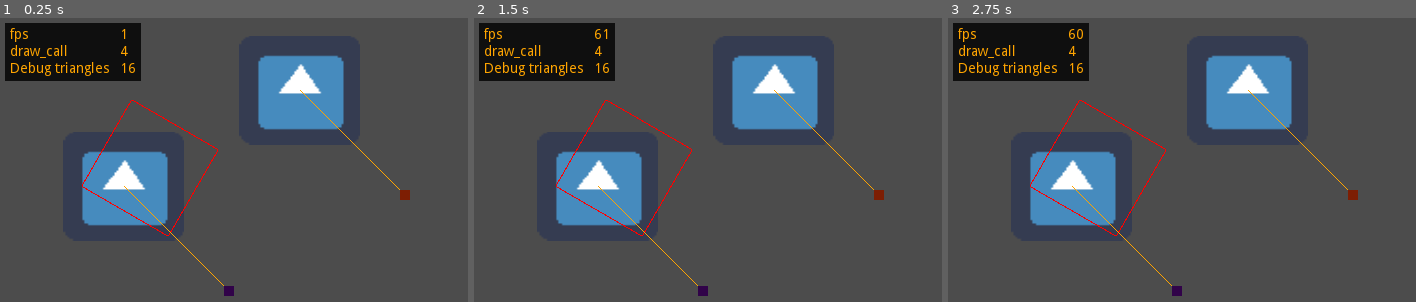
Above: before the commit, frames 1-3 (left to right).
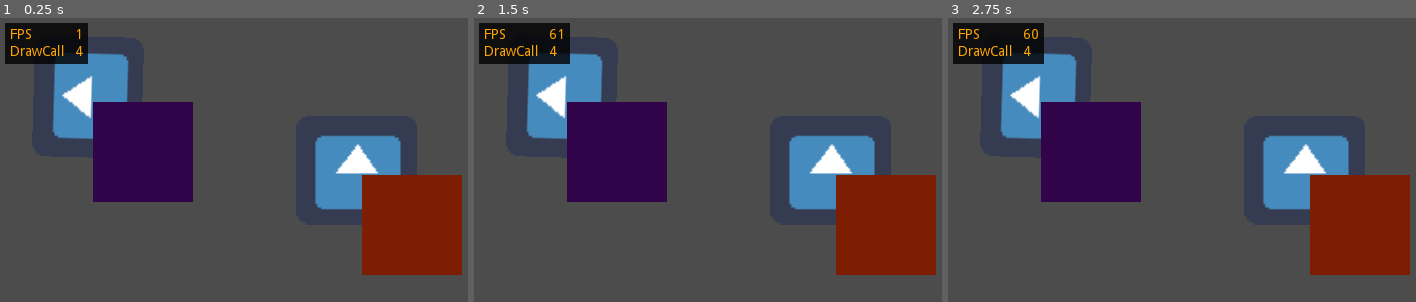
Above: after the commit, the same moments.

Repository: krabhi1/godot-examples
Game: Godot game, scene res://render/render.tscn
The game is run twice, just before and just after one commit, with the same random seed, the same clock (stepped at 60 frames per second) and the same inputs. The engine's default icon, where the game draws it, is replaced by a stand-in: a white triangle on a blue panel in a dark square.
Inputs (mouse positions are in pixels of both pictures, inside the frame that each line leads up to):
- Up to frame 1 (0.25 s): no input
- Up to frame 2 (1.5 s): tap Enter at 0.5 s; move the mouse to (834, 196) at 0.52 s; click (834, 196) at 0.67 s; move the mouse to (623, 236) at 1.27 s; click (623, 236) at 1.42 s
- Up to frame 3 (2.75 s): tap Space at 2 s; move the mouse to (1247, 128) at 2.02 s; click (1247, 128) at 2.17 s

The runs differ from the first frame. In frame 1, 32% of the frame differs, in the area x 1-99%, y 1-98%; in frame 2, 32%; in frame 3, 32%.

Commit message:
Refactor rendering code and remove unused scripts

Diff:
--- a/project.godot
+++ b/project.godot
@@ -12,17 +12,17 @@
 "base": "Node2D",
 "class": "DebugPanel",
 "language": "GDScript",
-"path": "res://scripts/DebugPanel.gd"
+"path": "res://temp/DebugPanel.gd"
 }, {
 "base": "Node2D",
 "class": "DebugRender",
 "language": "GDScript",
-"path": "res://scripts/DebugRender.gd"
+"path": "res://temp/DebugRender.gd"
 }, {
 "base": "Reference",
 "class": "Vertex",
 "language": "GDScript",
-"path": "res://scripts/Vertex.gd"
+"path": "res://temp/Vertex.gd"
 } ]
 _global_script_class_icons={
 "DebugPanel": "",
@@ -38,7 +38,7 @@
 
 [autoload]
 
-Global="*res://scripts/global.gd"
+Debug="*res://scripts/debug.gd"
 Utils="*res://scripts/utils.gd"
 
 [display]
--- a/render/enemy.gd
+++ b/render/enemy.gd
@@ -11,6 +11,7 @@
 
 
 func _process(_delta):
-	Global.render.addLine(position, pos)
-	Global.render.addFillRect(Rect2(pos, Vector2(10, 10)), rectColor)
+	Debug.drawLine(position, pos)
+	Debug.drawFilledRect(Rect2(position, Vector2(100, 100)), rectColor)
+
 	pass
--- a/render/render.tscn
+++ b/render/render.tscn
@@ -5,7 +5,8 @@
 [node name="render" type="Node2D"]
 
 [node name="enemy" parent="." instance=ExtResource( 1 )]
-position = Vector2( 124, 168 )
+position = Vector2( 88, 79 )
+rotation = -1.54198
 
 [node name="enemy2" parent="." instance=ExtResource( 1 )]
-position = Vector2( 300, 72 )
+position = Vector2( 357, 152 )
--- /dev/null
+++ b/scripts/debug.gd
@@ -0,0 +1,227 @@
+extends Node2D
+#---------------ui panel-----------------
+var font: Font
+var keyValues: Dictionary = {}
+
+var maxKeyWidth = 0
+var maxValueWidth = 0
+var padding = {"left": 5, "top": 5, "right": 5, "bottom": 5}
+var isOpen = true
+var textGap = 3
+var keyValueGap = 10
+#---------------drawing panel-----------------
+var rid: RID
+
+var verticesPool = PoolVector2Array()
+var colorsPool = PoolColorArray()
+var indicesPool = PoolIntArray()
+#---------------node callback-----------------
+
+
+func _ready():
+	position = Vector2(5, 5)
+	_ready_render()
+	_initDebugPanel()
+	# add node last to make sure it is on top
+	z_index = 999
+	pass
+
+
+func _input(event):
+	_input_panel(event)
+	pass
+
+
+func _process(_delta):
+	update()
+	#fps
+	logUI("FPS", str(Utils.getFPS()))
+	#draw call
+	logUI("DrawCall", str(Utils.getDrawCall()))
+	pass
+
+
+func _draw():
+	_draw_render()
+	_draw_panel()
+	pass
+
+
+#---------------ui panel-----------------
+
+
+func _initDebugPanel():
+	name = "Debug"
+	font = Control.new().get_font("font")
+	updateMaxWidth()
+	print("DebugPanel ready" + str(position.x) + "," + str(position.y))
+	pass
+
+
+func _draw_panel():
+	#draw background
+	var fontHeight = font.get_height()
+	var rect = Rect2(
+		0,
+		0,
+		maxKeyWidth + 10 + maxValueWidth + padding.left + padding.right,
+		keyValues.size() * (font.get_height() + textGap) + padding.top + padding.bottom - textGap
+	)
+
+	if not isOpen:
+		rect.size.y = 2 * (fontHeight + textGap) + padding.top + padding.bottom - textGap
+	draw_rect(rect, Color(0, 0, 0, 0.8))
+	draw_set_transform(rect.position + Vector2(padding.left, padding.top), rotation, Vector2.ONE)
+
+	var valueY = font.get_ascent()
+	var i = 0
+	for key in keyValues.keys():
+		var value = keyValues[key]
+		draw_string(font, Vector2(0, valueY), key, Color.orange)
+		draw_string(font, Vector2(maxKeyWidth + keyValueGap, valueY), value, Color.orange)
+		valueY += fontHeight + textGap
+		i += 1
+		if not isOpen and i > 1:
+			break
+
+
+func _input_panel(event):
+	if event is InputEventMouseButton:
+		if event.doubleclick and event.button_index == BUTTON_LEFT:
+			isOpen = !isOpen
+
+
+func updateMaxWidth(key: String = "", value: String = ""):
+	if font == null:
+		return
+
+	if key == "" and value == "":
+		for key in keyValues.keys():
+			_updateKeyMaxWidth(key)
+			_updateValueMaxWidth(keyValues[key])
+		return
+	else:
+		#if new key
+		if not keyValues.has(key):
+			_updateKeyMaxWidth(key)
+			_updateValueMaxWidth(value)
+		else:
+			var oldValue = keyValues[key]
+			if oldValue != value:
+				_updateValueMaxWidth(value)
+
+
+func _updateKeyMaxWidth(key: String):
+	var keyWidth = font.get_string_size(key).x
+	if keyWidth > maxKeyWidth:
+		maxKeyWidth = keyWidth
+
+
+func _updateValueMaxWidth(value: String):
+	var valueWidth = font.get_string_size(value).x
+	if valueWidth > maxValueWidth:
+		maxValueWidth = valueWidth
+
+
+func logUI(key: String, value: String) -> void:
+	updateMaxWidth(key, value)
+	keyValues[key] = value
+	pass
+
+
+#---------------drawing panel-----------------
+
+
+func _ready_render():
+	rid = get_canvas_item()
+	pass
+
+
+func _draw_render():
+	if verticesPool.size() > 0:
+		VisualServer.canvas_item_add_triangle_array(rid, indicesPool, verticesPool, colorsPool)
+		_clear_render()
+	pass
+
+
+func _clear_render():
+	verticesPool = PoolVector2Array()
+	colorsPool = PoolColorArray()
+	indicesPool = PoolIntArray()
+	pass
+
+
+func addTriangle(v1, v2, v3, color):
+	#check point is visible in viewport
+	if (
+		not get_viewport_rect().has_point(v1)
+		and not get_viewport_rect().has_point(v2)
+		and not get_viewport_rect().has_point(v3)
+	):
+		return
+	var index = verticesPool.size()
+	verticesPool.append_array([v1, v2, v3])
+	colorsPool.append_array([color, color, color])
+	indicesPool.append_array([index, index + 1, index + 2])
+	pass
+
+
+func drawLine(a: Vector2, b: Vector2, color: Color = Color.whitesmoke, width: float = 1) -> void:
+	width = width / 2.0
+	#find the normal of the line
+	var normal = (b - a).normalized().tangent()
+	#find the points of the line
+	var p1 = a + normal * width
+	var p2 = a - normal * width
+	var p3 = b + normal * width
+	var p4 = b - normal * width
+	#add two triangle
+	addTriangle(p1, p2, p3, color)
+	addTriangle(p2, p3, p4, color)
+
+
+func drawPolyLine(points: Array, color: Color = Color.orangered, width: float = 1):
+	var s = points.size()
+	for i in range(0, s - 1):
+		drawLine(points[i], points[i + 1], color, width)
+	pass
+
+
+func drawRect(rect: Rect2, color: Color = Color.red, width = 1) -> void:
+	var p1 = Vector2(rect.position.x, rect.position.y)
+	var p2 = Vector2(rect.position.x + rect.size.x, rect.position.y)
+	var p3 = Vector2(rect.position.x + rect.size.x, rect.position.y + rect.size.y)
+	var p4 = Vector2(rect.position.x, rect.position.y + rect.size.y)
+	drawPolyLine([p1, p2, p3, p4, p1], color, width)
+	pass
+
+
+# func drawCircle(position: Vector2, radius: float, color: Color = Color.blue) -> void:
+# 	pass
+
+
+func drawFilledRect(rect: Rect2, color: Color = Color.orange) -> void:
+	var p1 = Vector2(rect.position.x, rect.position.y)
+	var p2 = Vector2(rect.position.x + rect.size.x, rect.position.y)
+	var p3 = Vector2(rect.position.x + rect.size.x, rect.position.y + rect.size.y)
+	var p4 = Vector2(rect.position.x, rect.position.y + rect.size.y)
+	addTriangle(p1, p2, p3, color)
+	addTriangle(p1, p3, p4, color)
+
+
+func drawFilledCircle(center: Vector2, radius: float, color: Color = Color.aqua) -> void:
+	var circumeference = 2 * PI * radius
+	var segments = max(min(int(radius * 8 / 9.0), 10), int(circumeference / 10))
+	var increment = 2 * PI / segments
+	var sinInc = sin(increment)
+	var cosInc = cos(increment)
+	var r1 = Vector2(1, 0)
+	var r2 = Vector2(cosInc, sinInc)
+	var v1 = center + r1 * radius
+	var v2 = center + r2 * radius
+	for _i in range(0, segments):
+		var v3 = v2
+		r2 = Vector2(cosInc * r2.x - sinInc * r2.y, sinInc * r2.x + cosInc * r2.y)
+		v2 = center + r2 * radius
+		addTriangle(v1, v2, v3, color)
+		pass
--- a/scripts/utils.gd
+++ b/scripts/utils.gd
@@ -20,3 +20,10 @@
 
 static func randomVec2(a, b):
 	return Vector2(rand_range(0, a), rand_range(0, b))
+
+static func getFPS():
+	return Performance.get_monitor(Performance.TIME_FPS)
+
+
+static func getDrawCall():
+	return Performance.get_monitor(Performance.RENDER_2D_DRAW_CALLS_IN_FRAME)
--- a/scripts/DebugRender.gd
+++ b/temp/DebugRender.gd
@@ -24,7 +24,7 @@
 	if verticesPool.size() > 0:
 		update()
 		pass
-	Global.debug("Debug triangles", str(verticesPool.size() / 3))
+	# Global.debug("Debug triangles", str(verticesPool.size() / 3))
 
 
 func _draw():
Renamed: scripts/DebugPanel.gd -> temp/DebugPanel.gd
Renamed: render/Tree.gd -> temp/Tree.gd
Renamed: scripts/Vertex.gd -> temp/Vertex.gd
Renamed: scripts/global.gd -> temp/global.gd
